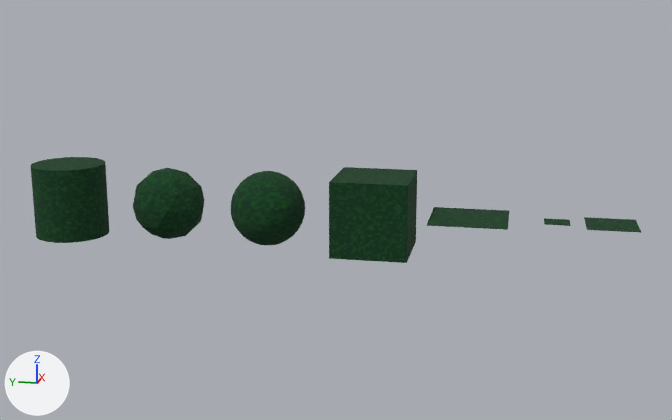
The Blender file Environment/BlenderFiles/Templates.blend: old version first, new version second.
One viewpoint serves both versions: a camera (50 mm lens) standing at (-23.48, -1.2, 5.91) and looking at (0.09, 3.51, 0.02). Lighting does not change. The marker at lower left points along +X, +Y and +Z.
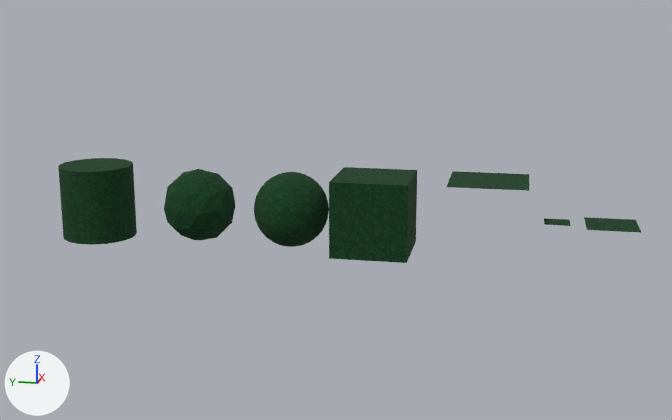
The change, as a list of edits to the scene's bpy script:
```text
Change ob_sm_grass_plane_template_2x2:
    ob_sm_grass_plane_template_2x2.location: (0.0, 0.0, 0.0) -> (0.0, -0.47, 1.0)
Change ob_sphere:
    ob_sphere.location: (0.0, 5.35, 0.0) -> (0.0, 4.71, 0.0)
Change ob_icosphere:
    ob_icosphere.location: (0.0, 8.15, 0.0) -> (0.0, 7.27, 0.0)
Change ob_cylinder:
    ob_cylinder.location: (0.0, 11.06, 0.0) -> (0.0, 10.24, 0.0)
```

Location of each change, (x1, y1, x2, y2) in pixels of the pictures (672 x 420 px):
'Cylinder', moved: before (31, 157, 109, 243); after (58, 158, 137, 245)
'Sphere', moved: before (231, 171, 305, 245); after (254, 172, 329, 247)
'Icosphere', moved: before (133, 168, 204, 239); after (164, 169, 235, 240)
'SM_Grass_Plane_TEMPLATE_2x2', moved: before (426, 207, 509, 230); after (447, 171, 529, 191)
